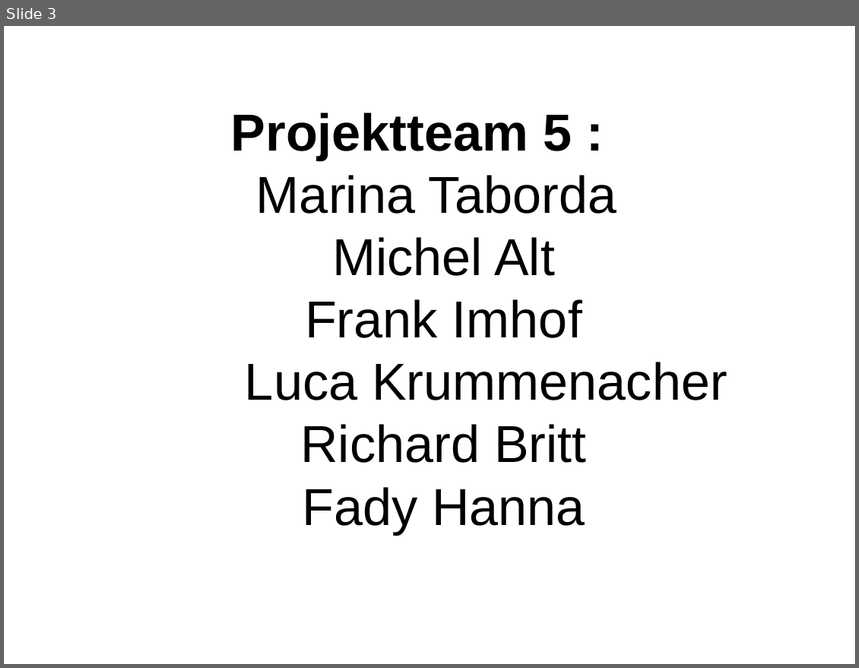
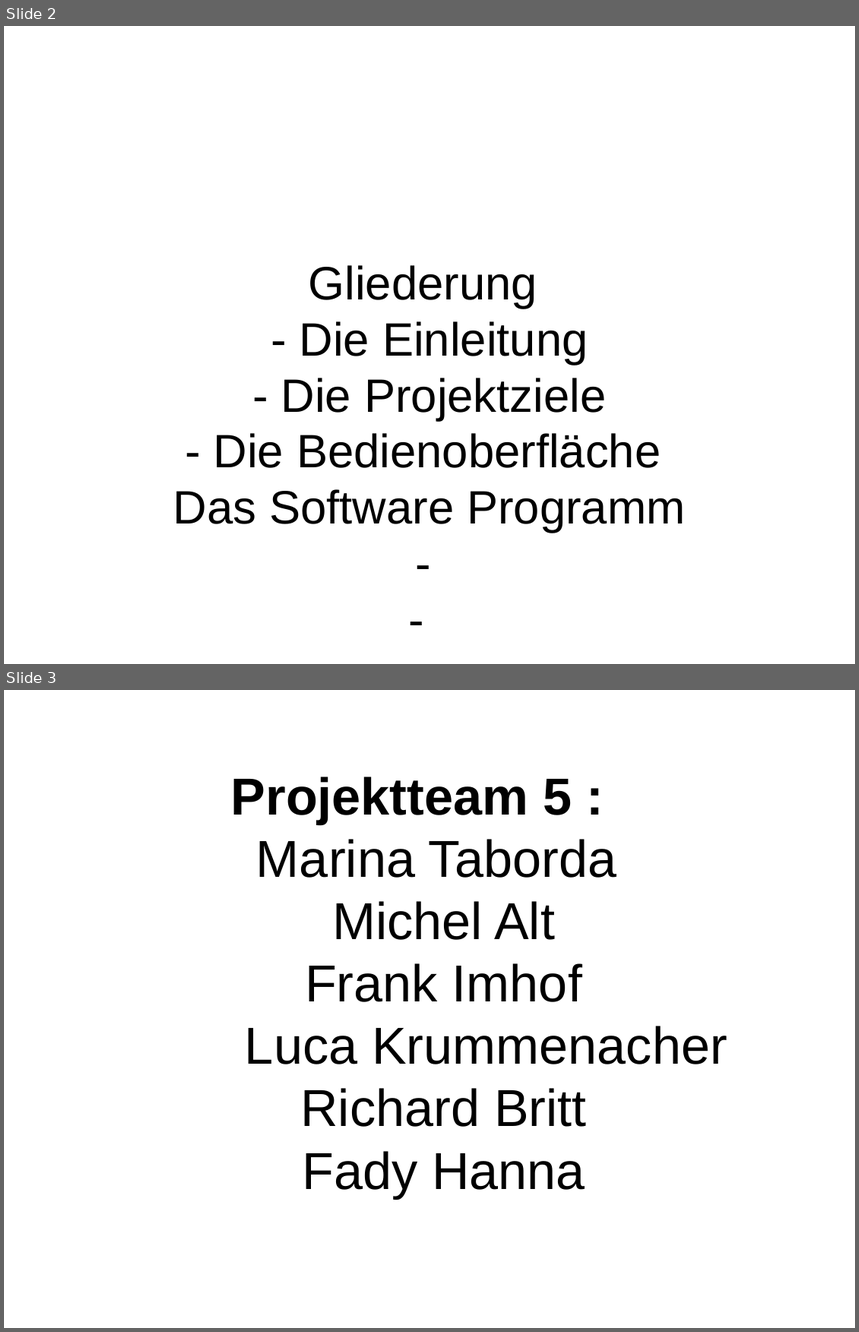
Before and after one commit to marinataborda/P2Organisation, a slide deck: ZwischenPresäntation.pptx. Shown one above the other, each under a label of ours: slide 3 before the commit, slides 2 and 3 after it. The pictures are 859x668 and 859x1332 pixels, drawn with LibreOffice and Linux fonts; fonts in the diff are those of the drawing; background and template pictures are left out. Boxes give left, top, right and bottom in pixels: in the first picture for what was removed or moved away, otherwise in the second. Text is boxed around its words. In the diff, an @@ line names an element or a change of style, - is before the commit and + after.

```diff
--- a/ZwischenPresäntation.pptx
+++ b/ZwischenPresäntation.pptx
@@ slide 2 added at box(4, 26, 855, 664), background #FFFFFF @@
@@ title added at box(173, 265, 685, 533), 39.6 pt, text #000000 @@
+Gliederung
+- Die Einleitung
+- Die Projektziele
+- Die Bedienoberfläche
+Das Software Programm
+-
+-
```
Also in this commit, not shown: 2 slides changed, 3 other slides added, 2 slides removed.
